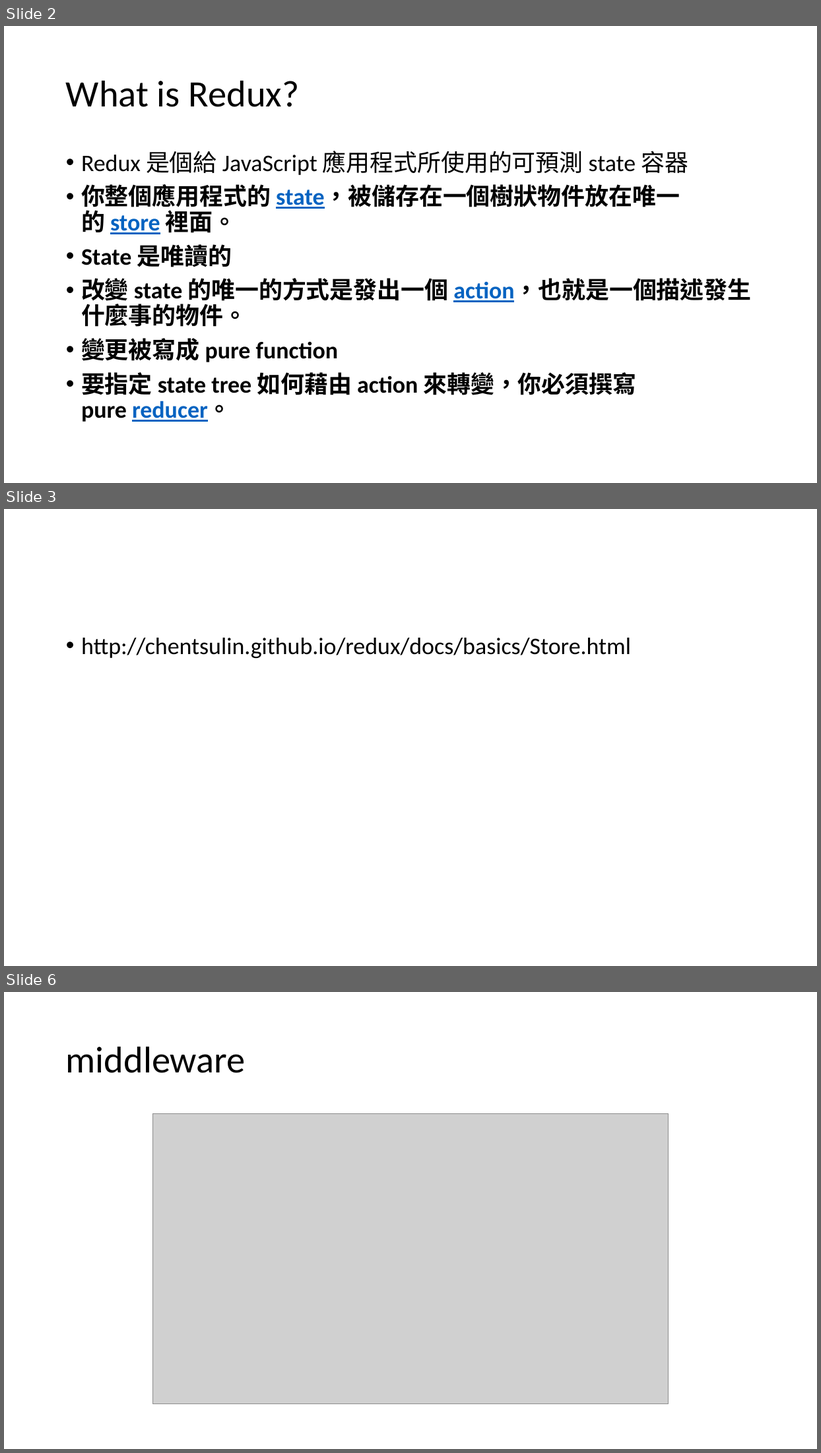
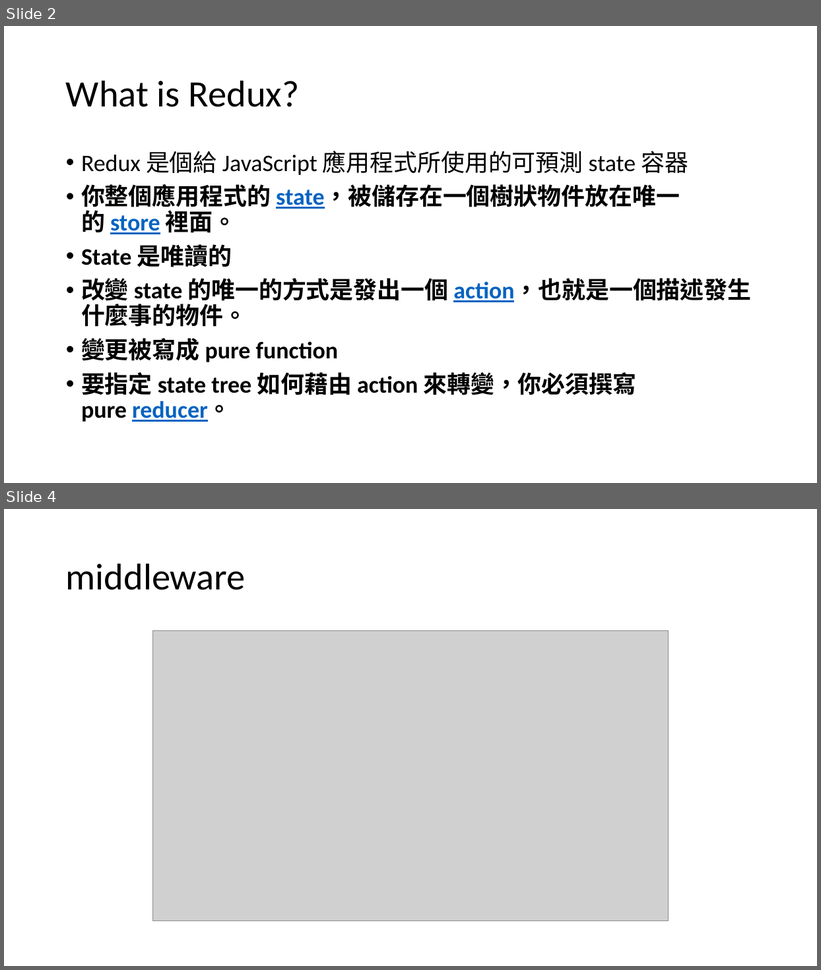
Before and after one commit to softleader/softleader-training-course, a slide deck: 2019/Q1/react-redux/redux.pptx. Shown one above the other, each under a label of ours: slides 2, 3 and 6 before the commit, slides 2 and 4 after it; the slides between them are not shown. The pictures are 821x1453 and 821x970 pixels, drawn with LibreOffice and Linux fonts; fonts in the diff are those of the drawing; grey boxes stand for pictures. Boxes give left, top, right and bottom in pixels: in the first picture for what was removed or moved away, otherwise in the second. Text is boxed around its words. In the diff, an @@ line names an element or a change of style, - is before the commit and + after.

```diff
--- a/2019/Q1/react-redux/redux.pptx
+++ b/2019/Q1/react-redux/redux.pptx
@@ slide 3 removed at [4,509,817,966], background #FFFFFF @@
@@ text removed at [81,638,631,658] @@
-• http://chentsulin.github.io/redux/docs/basics/Store.html
@@ what was slide 6 is now slide 4 @@
```
Also in this commit, not shown: 1 slide changed, 1 slide added, 2 other slides removed, 18 other files.
